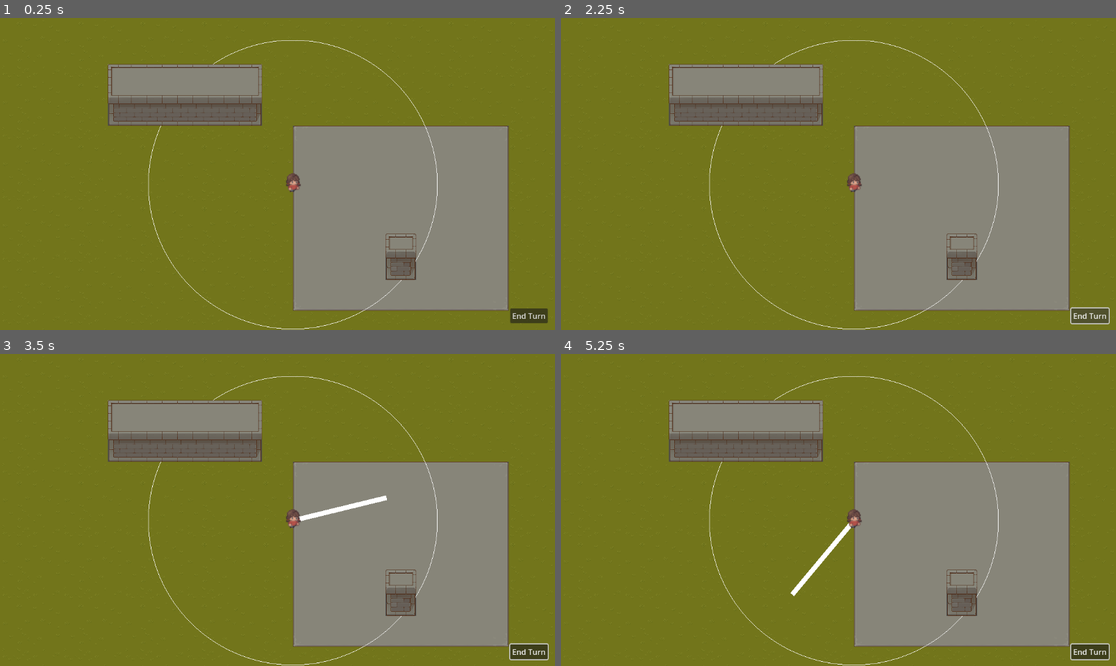
Above: before the commit, frames 1-4 (two rows, left to right).
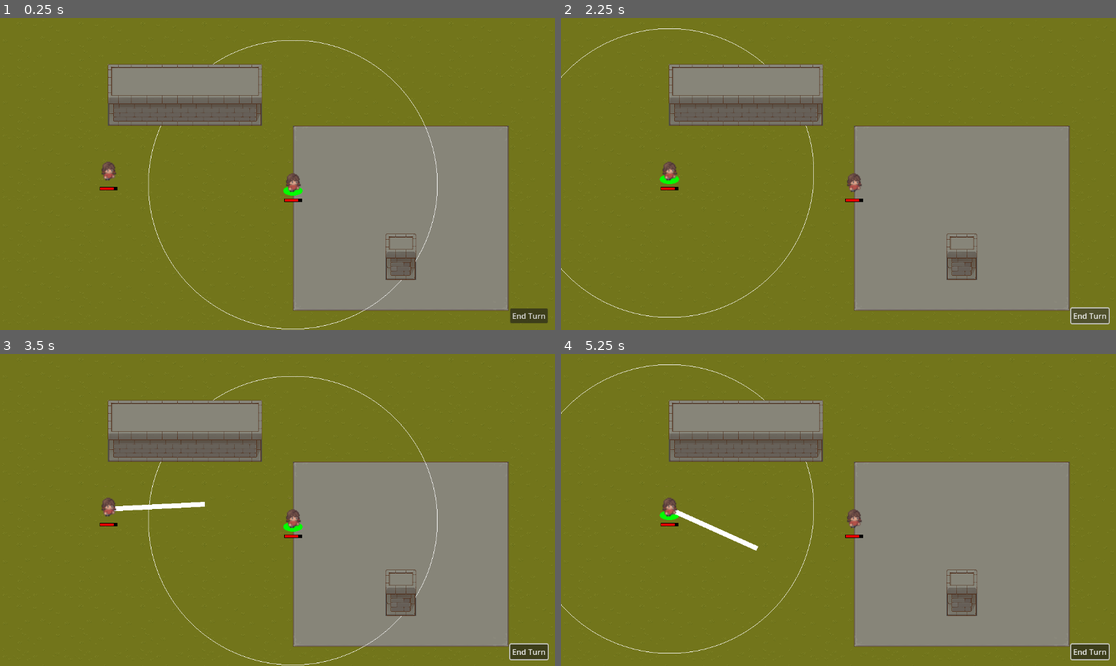
Above: after the commit, the same moments.

Repository: arlopurcell/tactical_artificer
Game: Godot game, scene res://root.tscn
Same seed, same stepped clock (60 frames per second), same inputs: the game is played once before the commit and once after it.
Inputs (mouse positions are in pixels of both pictures, inside the frame that each line leads up to):
- Up to frame 1 (0.25 s): no input
- Up to frame 2 (2.25 s): click "End Turn" at 0.5 s; click "End Turn" at 1.25 s; click "End Turn" at 2 s
- Up to frame 3 (3.5 s): tap Enter at 2.75 s; move the mouse to (399, 494) at 2.77 s; hold 1 (cast1) from 2.78 s (still down); click (399, 494) at 2.92 s
- Up to frame 4 (5.25 s): tap Space at 3.5, 5 s; move the mouse to (727, 525) at 3.52 s; release 1 (cast1) at 3.53 s; tap 1 (cast1) at 3.6, 5.1 s; click (727, 525) at 3.67 s; tap Enter at 4.25 s; move the mouse to (894, 441) at 4.27 s; hold 1 (cast1) 4.28-5.03 s; click (894, 441) at 4.42 s; move the mouse to (810, 572) at 5.02 s; click (810, 572) at 5.17 s

The runs differ from the first frame. In frame 1, 0.3% of the frame differs, in the area x 17-55%, y 46-60%; in frame 2, 0.9%; in frame 3, 0.8%; in frame 4, 1.5%, in the area x 0-79%, y 3-100%.

Commit message:
add another player character, turn system, selection thing, healthbars

Diff:
--- /dev/null
+++ b/HealthBar.gd
@@ -0,0 +1,18 @@
+extends Node2D
+
+var height = 5.0
+var width = 35.0
+
+var value = 1.0 : set = _set_value, get = _get_value
+
+func _get_value():
+	return value
+
+func _set_value(new_value):
+	value = new_value
+	queue_redraw()
+
+
+func _draw():
+	draw_rect(Rect2(Vector2(-18., 29.), Vector2(width + 2., height + 2.)), Color.BLACK)
+	draw_rect(Rect2(Vector2(-17., 30.), Vector2(width * value, height)), Color.RED)
--- a/Level.gd
+++ b/Level.gd
@@ -1,19 +1,4 @@
 extends Node2D
 
-func _ready():
-	call_deferred("start_turn")
-
-
-func _input(event):
-	if event is InputEventMouseButton and event.button_index == MOUSE_BUTTON_RIGHT and event.pressed:
-		$Player.right_click(event.position)
-
-func start_turn():
-	$Player.start_turn()
-	$PlayerRangeMarker.position = $Player.starting_pos
-	$PlayerRangeMarker.radius = $Player.movement_range
-
 func _on_end_turn():
-	# TODO do ai turns
-	print("_on_end_turn")
-	start_turn()
+	$TurnController.end_turn()
--- /dev/null
+++ b/SelectionCircle.gd
@@ -0,0 +1,16 @@
+extends Node2D
+
+@export var color = Color.GREEN : set = _set_color, get = _get_color
+
+var radius = 20.0
+
+func _draw():
+	draw_circle(Vector2.ZERO, radius, color)
+
+
+func _set_color(new_color):
+	color = new_color
+	queue_redraw()
+
+func _get_color():
+	return color
--- /dev/null
+++ b/TurnController.gd
@@ -0,0 +1,18 @@
+extends Node
+
+var turn_index = 0
+
+func _ready():
+	call_deferred("start_turns")
+
+func start_turns():
+	for child in get_children():
+		child.turn_ended.connect(_on_turn_ended)
+	get_child(turn_index).start_turn()
+
+func end_turn():
+	get_child(turn_index).end_turn()
+
+func _on_turn_ended():
+	turn_index = (turn_index + 1) % get_child_count()
+	get_child(turn_index).start_turn()
--- a/level.tscn
+++ b/level.tscn
@@ -5,7 +5,7 @@
 [ext_resource type="Texture2D" uid="uid://c405a4mf8t08q" path="res://assets/tiles/TX Tileset Stone Ground.png" id="3_68w2r"]
 [ext_resource type="Texture2D" uid="uid://bpbby2mve2eim" path="res://assets/tiles/TX Tileset Wall.png" id="4_kdjmu"]
 [ext_resource type="PackedScene" uid="uid://chpb4jyqs3ces" path="res://player.tscn" id="5_f202y"]
-[ext_resource type="Script" path="res://RangeMarker.gd" id="6_qcy4b"]
+[ext_resource type="Script" path="res://TurnController.gd" id="6_pjjht"]
 
 [sub_resource type="NavigationPolygon" id="NavigationPolygon_k03am"]
 vertices = PackedVector2Array(-16, -16, 16, -16, 16, 16, -16, 16)
@@ -1139,8 +1139,11 @@
 layer_2/z_index = 20
 layer_2/tile_data = PackedInt32Array(196623, 131080, 1, 196624, 196616, 1, 262160, 196616, 2, 327687, 65544, 3, 393223, …(637 unchanged characters)…
 
-[node name="Player" parent="." instance=ExtResource("5_f202y")]
+[node name="TurnController" type="Node" parent="."]
+script = ExtResource("6_pjjht")
+
+[node name="Player" parent="TurnController" instance=ExtResource("5_f202y")]
 position = Vector2(608, 346)
 
-[node name="PlayerRangeMarker" type="Node2D" parent="."]
-script = ExtResource("6_qcy4b")
+[node name="Player2" parent="TurnController" instance=ExtResource("5_f202y")]
+position = Vector2(225, 322)
--- a/player.gd
+++ b/player.gd
@@ -5,12 +5,23 @@
 
 @onready var navigation_agent: NavigationAgent2D = $NavigationAgent2D
 
+signal turn_ended
+
 var starting_pos: Vector2
 
 enum STATE {WAITING, MOVING, CASTING}
 
 var state = STATE.WAITING
 
+var health = 100.0 : set = _set_health, get = _get_health
+var max_health = 124.0
+
+func _get_health():
+	return health
+
+func _set_health(new_health):
+	health = new_health
+	$HealthBar.value = health / max_health
 
 # Called when the node enters the scene tree for the first time.
 func _ready():
@@ -18,16 +29,35 @@
 	# and the navigation layout.
 	navigation_agent.path_desired_distance = 4.0
 	navigation_agent.target_desired_distance = 4.0
+	$RangeMarker.radius = movement_range
+	$HealthBar.value = health / max_health
 
 func set_navigation_map(m: RID):
 	navigation_agent.set_navigation_map(m)
 
 func start_turn():
-	starting_pos = global_position
 	state = STATE.MOVING
+
+	# Set up range marker
+	starting_pos = position
+	$RangeMarker.position = starting_pos - position
+	$RangeMarker.queue_redraw()
+	$RangeMarker.show()
+
+	highlight(Color.GREEN)
 
 func end_turn():
 	state = STATE.WAITING
+	$RangeMarker.hide()
+	unhighlight()
+	turn_ended.emit()
+
+func highlight(color: Color):
+	$SelectionCircle.color = color
+	$SelectionCircle.show()
+
+func unhighlight():
+	$SelectionCircle.hide()
 
 
 func right_click(movement_target: Vector2):
@@ -71,7 +101,13 @@
 	else:
 		translate(travel)
 
+	$RangeMarker.position = starting_pos - position
+
 func _input(event):
-	if state == STATE.MOVING and event.is_action_pressed("cast1"):
-		state = STATE.CASTING
-		$BeamSpell.targeting()
+	if state == STATE.MOVING:
+		if event.is_action_pressed("cast1"):
+			state = STATE.CASTING
+			$BeamSpell.targeting()
+
+		elif event is InputEventMouseButton and event.button_index == MOUSE_BUTTON_RIGHT and event.pressed:
+			right_click(event.position)
--- a/player.tscn
+++ b/player.tscn
@@ -1,9 +1,12 @@
-[gd_scene load_steps=9 format=3 uid="uid://chpb4jyqs3ces"]
+[gd_scene load_steps=12 format=3 uid="uid://chpb4jyqs3ces"]
 
 [ext_resource type="Script" path="res://player.gd" id="1_mxhpc"]
 [ext_resource type="Texture2D" uid="uid://dmgb2321mssu8" path="res://assets/player.png" id="2_xdt7w"]
 [ext_resource type="Script" path="res://BeamSpell.gd" id="3_vdevf"]
 [ext_resource type="Script" path="res://TargetRect.gd" id="4_i31qc"]
+[ext_resource type="Script" path="res://SelectionCircle.gd" id="5_ux4px"]
+[ext_resource type="Script" path="res://RangeMarker.gd" id="6_57s3n"]
+[ext_resource type="Script" path="res://HealthBar.gd" id="7_xcjm4"]
 
 [sub_resource type="RectangleShape2D" id="RectangleShape2D_1togq"]
 size = Vector2(31, 32)
@@ -208,3 +211,16 @@
 visible = false
 z_index = 2
 script = ExtResource("4_i31qc")
+
+[node name="SelectionCircle" type="Node2D" parent="."]
+visible = false
+position = Vector2(2.08165e-12, 13)
+scale = Vector2(1, 0.5)
+script = ExtResource("5_ux4px")
+
+[node name="RangeMarker" type="Node2D" parent="."]
+visible = false
+script = ExtResource("6_57s3n")
+
+[node name="HealthBar" type="Node2D" parent="."]
+script = ExtResource("7_xcjm4")
--- a/root.tscn
+++ b/root.tscn
@@ -11,4 +11,3 @@
 offset_bottom = 23.0
 
 [connection signal="end_turn" from="Control" to="Level" method="_on_end_turn"]
-[connection signal="end_turn" from="Control" to="Level" method="_on_control_end_turn"]
Not shown, added: icon.svg.import
